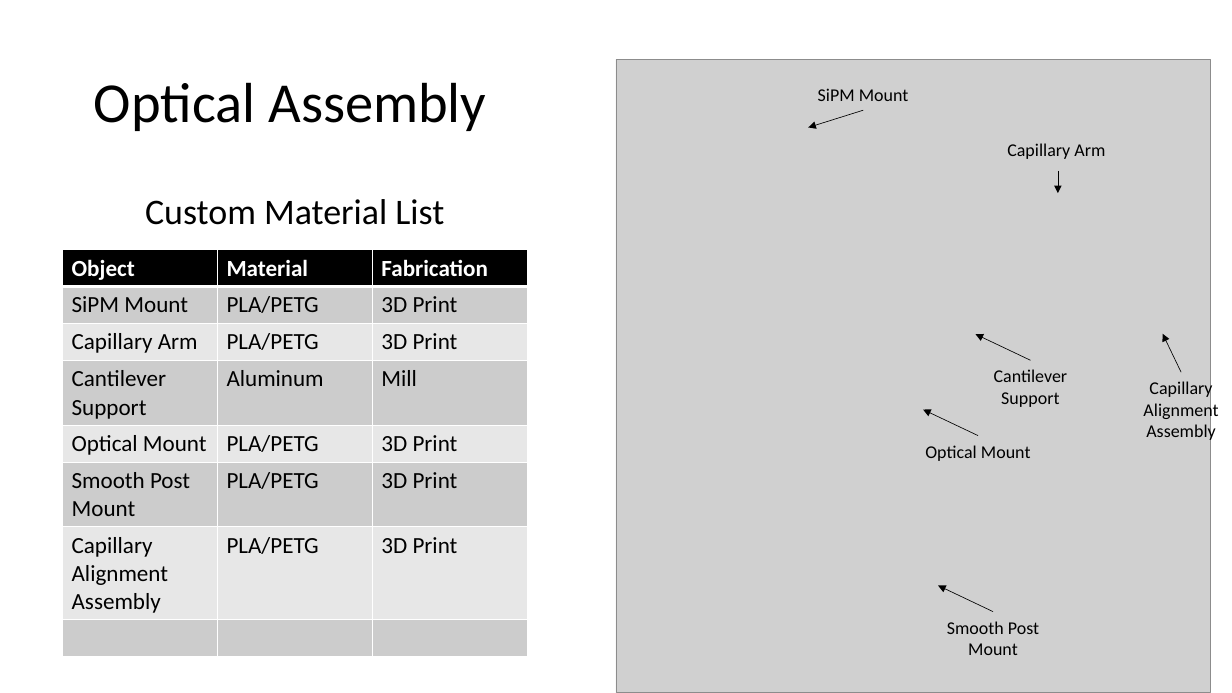
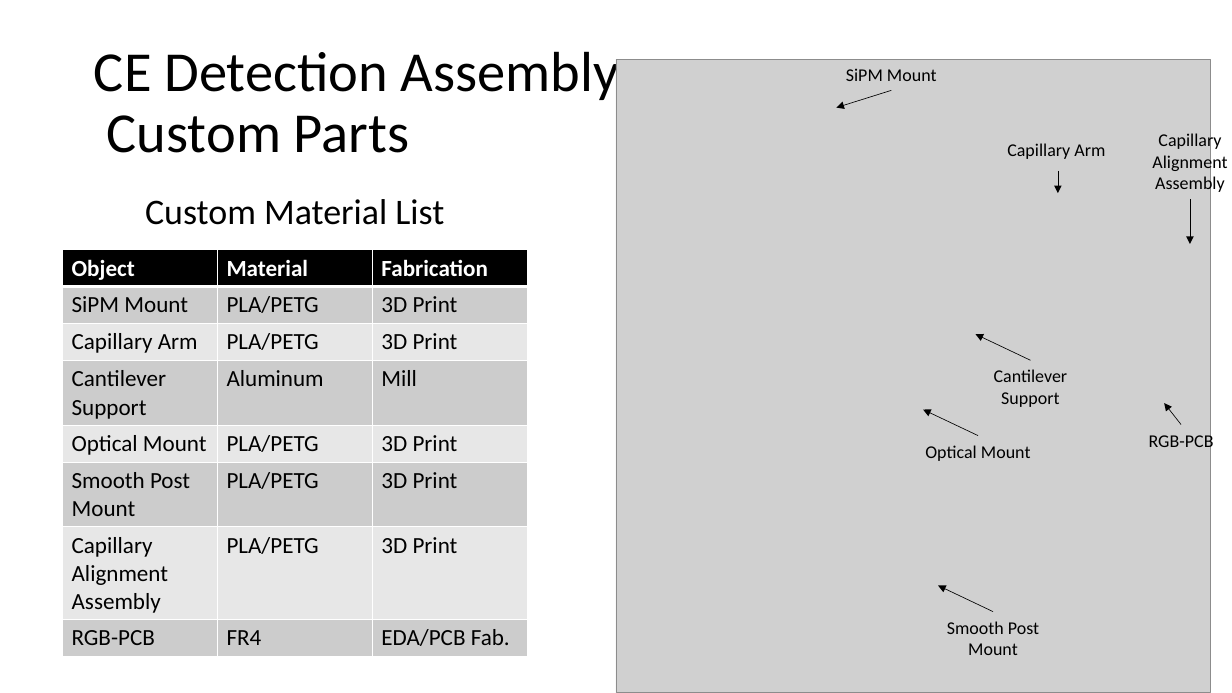
Before and after one commit to brae-pete/CE_Hardware, a slide deck: slide 2 of AssemblyNotes.pptx. Drawn at 1232x693 pixels with LibreOffice and Linux fonts; fonts in the diff are those of the drawing; grey boxes stand for pictures. Boxes give left, top, right and bottom in pixels: in the first picture for what was removed or moved away, otherwise in the second. Text is boxed around its words. In the diff, an @@ line names an element or a change of style, - is before the commit and + after.

Commit message:
Overview and Optical Pathway Updates

```diff
--- a/AssemblyNotes.pptx
+++ b/AssemblyNotes.pptx
@@ title at bbox=[94, 51, 619, 153]: text changed @@
-Optical Assembly
+CE Detection Assembly
+Custom Parts
@@ text "SiPM Mount": place and size @@
-text "SiPM Mount" at bbox=[818, 88, 909, 101]
+text "SiPM Mount" at bbox=[846, 68, 937, 81]
@@ arrow moved from (863, 110) - (809, 128) to (892, 91) - (836, 107) @@
@@ text "Capillary Alignment Assembly": place and size @@
-text "Capillary Alignment Assembly" at bbox=[1143, 380, 1218, 443]
+text "Capillary Alignment Assembly" at bbox=[1152, 132, 1227, 195]
@@ arrow moved from (1181, 372) - (1163, 334) to (1190, 199) - (1190, 244) @@
@@ table at bbox=[63, 250, 529, 656] @@
-row 8:  |  | 
+row 8: RGB-PCB | FR4 | EDA/PCB Fab.
@@ arrow added from (1181, 425) to (1165, 403), #000000 0.5 pt @@
@@ text added at bbox=[1149, 432, 1214, 452], 14 pt, text #000000 @@
+RGB-PCB
```
Also in this commit, not shown: 2 slides added, 3 other files.
